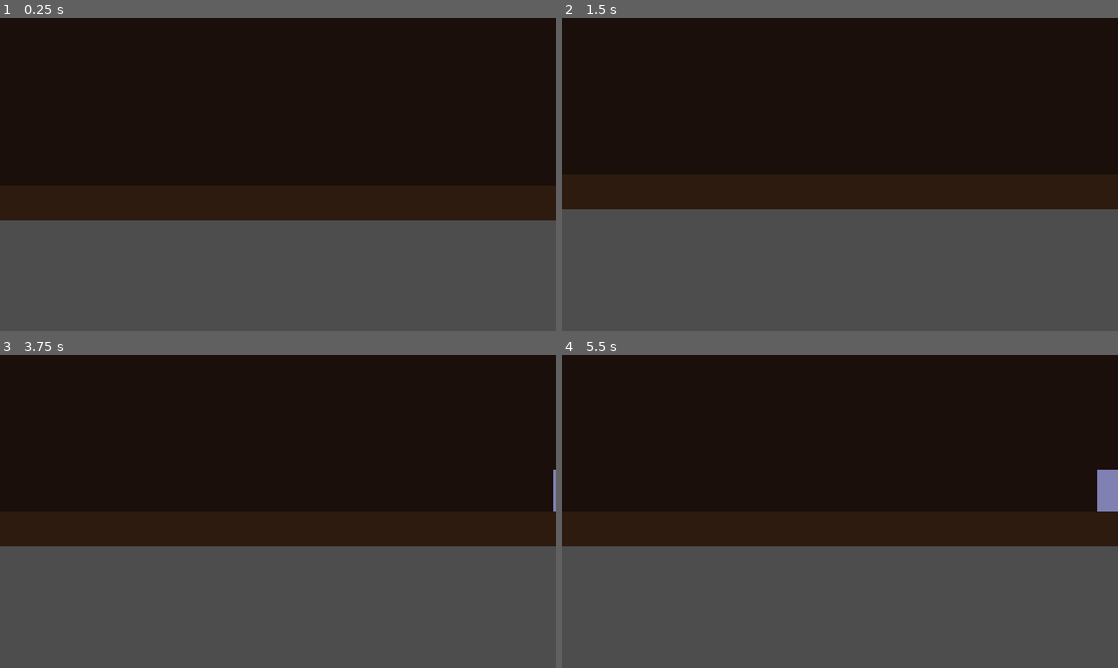
Above: before the commit, frames 1-4 (two rows, left to right).
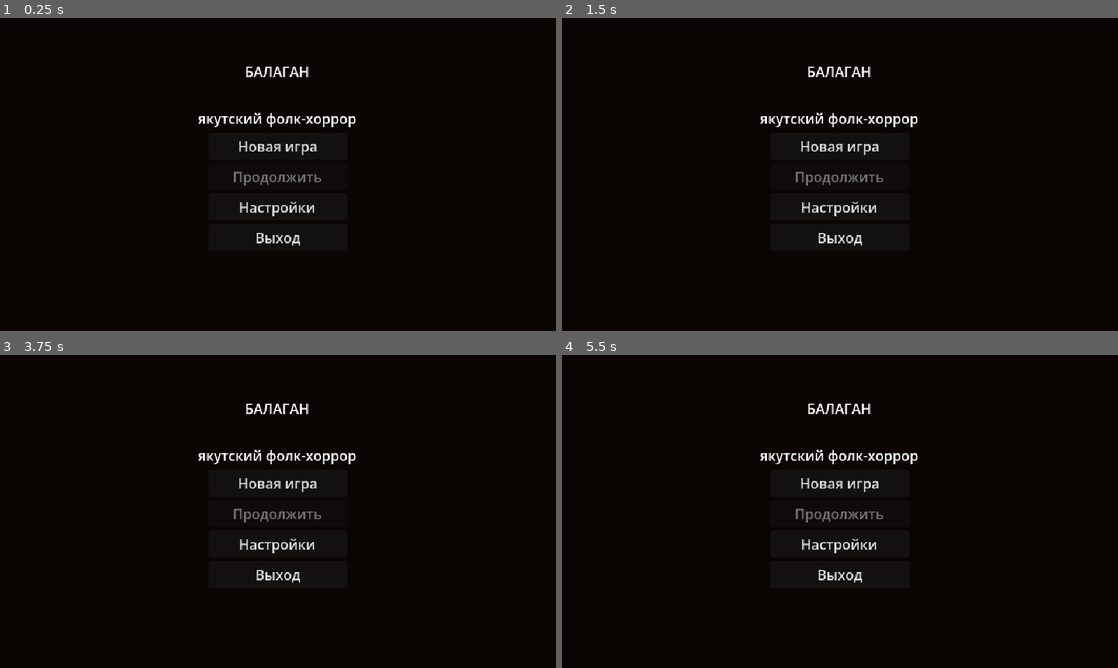
Above: after the commit, the same moments.

Repository: PNVDEVOPS/balagan_game
Game: Godot game, scene res://scenes/ui/main_menu.tscn
Same seed, same stepped clock (60 frames per second), same inputs: the game is played once before the commit and once after it. Before the commit the project starts from res://scenes/rooms/room_main_hall.tscn.
Inputs (mouse positions are in pixels of both pictures, inside the frame that each line leads up to):
- Up to frame 1 (0.25 s): no input
- Up to frame 2 (1.5 s): click (840, 205) at 0.5 s, where only the run after the commit has a clickable "Настройки"; click (840, 146) at 1.25 s, where only the run after the commit has a clickable "Новая игра"
- Up to frame 3 (3.75 s): click (278, 483) at 2 s, where only the run after the commit has a clickable "Новая игра"; tap Enter at 2.75 s; hold Q (hide) 2.78-3.53 s; hold D (move_right) from 2.78 s (still down); tap Shift (run) at 3.05, 3.6 s; tap Space (advance_dialogue) at 3.5 s
- Up to frame 4 (5.5 s): tap Q (hide) at 3.8, 5.1 s; release D (move_right) at 4.28 s; hold A (move_left) 4.28-5.03 s; hold Space (advance_dialogue) 4.28-5.03 s; tap Shift (run) at 4.55 s; hold D (move_right) from 5.03 s (still down)

The runs differ from the first frame. In frame 1, 48% of the frame differs, in the area x 0-100%, y 15-100%; in frame 2, 51%; in frame 3, 51%; in frame 4, 51%.
Error before the commit: Parse Error: Cannot infer the type of "dir" variable because the value doesn't have a set type. (res://scripts/characters/laika.gd:63)

Commit message:
feat: main menu, save/load, chapter system, pause menu, HUD flashlight bar
- SaveManager (user://save.json autosave + Continue button)
- ChapterManager with persistent fade/title card CanvasLayer
- GameManager: restore_from_save() replays artifact graph mutations on load
- Main menu: New Game / Continue / Settings / Quit (Новая игра / Продолжить)
- Settings menu: volume slider + fullscreen toggle, persisted to user://settings.json
- Pause menu (ESC): Resume / Save / Main Menu, PROCESS_MODE_ALWAYS
- HUD: flashlight charge ProgressBar (bottom-left) + autosave indicator label
- project.godot now boots to main_menu.tscn

Co-Authored-By: Claude Opus 4.6 <noreply@anthropic.com>

Diff:
--- a/project.godot
+++ b/project.godot
@@ -1,14 +1,22 @@
 ; Engine configuration file.
 ; It's best edited using the editor UI and not directly,
-; but it can also be edited using a text editor.
+; since the parameters that go here are not all obvious.
+;
+; Format:
+;   [section] ; section goes between []
+;   param=value ; assign values to parameters
 
 config_version=5
+
+[animation]
+
+compatibility/default_parent_skeleton_in_mesh_instance_3d=true
 
 [application]
 
 config/name="Балаган"
-run/main_scene="res://scenes/rooms/room_main_hall.tscn"
-config/features=PackedStringArray("4.3", "GL Compatibility")
+run/main_scene="res://scenes/ui/main_menu.tscn"
+config/features=PackedStringArray("4.6", "GL Compatibility")
 
 [autoload]
 
@@ -16,6 +24,8 @@
 Inventory="*res://scripts/autoload/inventory.gd"
 AudioManager="*res://scripts/autoload/audio_manager.gd"
 DialogueManager="*res://scripts/autoload/dialogue_manager.gd"
+SaveManager="*res://scripts/autoload/save_manager.gd"
+ChapterManager="*res://scripts/autoload/chapter_manager.gd"
 
 [display]
 
--- a/scenes/characters/laika.tscn
+++ b/scenes/characters/laika.tscn
@@ -1,6 +1,8 @@
-[gd_scene load_steps=3 format=3 uid="uid://laika001"]
+[gd_scene load_steps=5 format=3 uid="uid://laika001"]
 
 [ext_resource type="Script" path="res://scripts/characters/laika.gd" id="1"]
+[ext_resource type="SpriteFrames" path="res://assets/sprites/laika_frames.tres" id="2"]
+[ext_resource type="Texture2D" path="res://assets/sprites/light_gradient.png" id="3"]
 
 [sub_resource type="RectangleShape2D" id="RectangleShape2D_laika"]
 size = Vector2(20, 16)
@@ -17,8 +19,12 @@
 [node name="AnimatedSprite2D" type="AnimatedSprite2D" parent="."]
 position = Vector2(0, -10)
 modulate = Color(0.82, 0.7, 0.55, 0.7)
+sprite_frames = ExtResource("2")
+animation = &"idle"
+autoplay = "idle"
 
 [node name="Glow" type="PointLight2D" parent="."]
 color = Color(1, 0.973, 0.91, 1)
 energy = 0.4
+texture = ExtResource("3")
 texture_scale = 0.8
--- a/scenes/characters/spirit_guardian.tscn
+++ b/scenes/characters/spirit_guardian.tscn
@@ -1,6 +1,8 @@
-[gd_scene load_steps=4 format=3 uid="uid://spirit_guardian"]
+[gd_scene load_steps=6 format=3 uid="uid://spirit_guardian"]
 
 [ext_resource type="Script" path="res://scripts/characters/spirit_guardian.gd" id="1"]
+[ext_resource type="SpriteFrames" path="res://assets/sprites/spirit_frames.tres" id="2"]
+[ext_resource type="Texture2D" path="res://assets/sprites/light_gradient.png" id="3"]
 
 [sub_resource type="RectangleShape2D" id="RectangleShape2D_body"]
 size = Vector2(24, 48)
@@ -20,6 +22,9 @@
 [node name="AnimatedSprite2D" type="AnimatedSprite2D" parent="."]
 position = Vector2(0, -24)
 modulate = Color(0.2, 0.1, 0.3, 0.7)
+sprite_frames = ExtResource("2")
+animation = &"default"
+autoplay = "default"
 
 [node name="DetectionArea" type="Area2D" parent="."]
 collision_layer = 0
@@ -31,4 +36,5 @@
 [node name="Glow" type="PointLight2D" parent="."]
 color = Color(0.165, 0, 0.251, 1)
 energy = 0.3
+texture = ExtResource("3")
 texture_scale = 1.0
--- a/scenes/ui/hud.tscn
+++ b/scenes/ui/hud.tscn
@@ -1,12 +1,14 @@
-[gd_scene load_steps=5 format=3 uid="uid://hud001"]
+[gd_scene load_steps=7 format=3 uid="uid://hud001"]
 
 [ext_resource type="Script" path="res://scripts/ui/hud.gd" id="1"]
 [ext_resource type="PackedScene" uid="uid://inventory_ui" path="res://scenes/ui/inventory_ui.tscn" id="2"]
 [ext_resource type="PackedScene" uid="uid://dialogue_box" path="res://scenes/ui/dialogue_box.tscn" id="3"]
 [ext_resource type="PackedScene" uid="uid://qte_overlay" path="res://scenes/ui/qte_overlay.tscn" id="4"]
+[ext_resource type="PackedScene" uid="uid://pause_menu001" path="res://scenes/ui/pause_menu.tscn" id="5"]
 
 [node name="HUD" type="CanvasLayer"]
 layer = 5
+process_mode = 3
 script = ExtResource("1")
 
 [node name="InventoryUI" parent="." instance=ExtResource("2")]
@@ -14,3 +16,28 @@
 [node name="DialogueBox" parent="." instance=ExtResource("3")]
 
 [node name="QTEOverlay" parent="." instance=ExtResource("4")]
+
+[node name="FlashlightBar" type="ProgressBar"]
+process_mode = 3
+layout_mode = 0
+offset_left = 8.0
+offset_top = 336.0
+offset_right = 128.0
+offset_bottom = 350.0
+min_value = 0.0
+max_value = 100.0
+value = 100.0
+show_percentage = false
+
+[node name="SavedLabel" type="Label"]
+process_mode = 3
+layout_mode = 0
+offset_left = 460.0
+offset_top = 4.0
+offset_right = 636.0
+offset_bottom = 20.0
+text = "Сохранено"
+horizontal_alignment = 2
+visible = false
+
+[node name="PauseMenu" parent="." instance=ExtResource("5")]
--- /dev/null
+++ b/scenes/ui/main_menu.tscn
@@ -0,0 +1,83 @@
+[gd_scene load_steps=2 format=3 uid="uid://main_menu"]
+
+[ext_resource type="Script" path="res://scripts/ui/main_menu.gd" id="1"]
+
+[node name="MainMenu" type="Control"]
+layout_mode = 3
+anchors_preset = 15
+anchor_right = 1.0
+anchor_bottom = 1.0
+grow_horizontal = 2
+grow_vertical = 2
+script = ExtResource("1")
+
+[node name="Background" type="ColorRect" parent="."]
+layout_mode = 1
+anchors_preset = 15
+anchor_right = 1.0
+anchor_bottom = 1.0
+grow_horizontal = 2
+grow_vertical = 2
+color = Color(0.039, 0.02, 0.012, 1)
+
+[node name="Title" type="Label" parent="."]
+layout_mode = 1
+anchors_preset = 8
+anchor_left = 0.5
+anchor_top = 0.5
+anchor_right = 0.5
+anchor_bottom = 0.5
+offset_left = -120.0
+offset_top = -130.0
+offset_right = 120.0
+offset_bottom = -80.0
+grow_horizontal = 2
+grow_vertical = 2
+text = "БАЛАГАН"
+horizontal_alignment = 1
+
+[node name="Subtitle" type="Label" parent="."]
+layout_mode = 1
+anchors_preset = 8
+anchor_left = 0.5
+anchor_top = 0.5
+anchor_right = 0.5
+anchor_bottom = 0.5
+offset_left = -150.0
+offset_top = -75.0
+offset_right = 150.0
+offset_bottom = -55.0
+grow_horizontal = 2
+grow_vertical = 2
+text = "якутский фолк-хоррор"
+horizontal_alignment = 1
+
+[node name="Buttons" type="VBoxContainer" parent="."]
+layout_mode = 1
+anchors_preset = 8
+anchor_left = 0.5
+anchor_top = 0.5
+anchor_right = 0.5
+anchor_bottom = 0.5
+offset_left = -80.0
+offset_top = -40.0
+offset_right = 80.0
+offset_bottom = 80.0
+grow_horizontal = 2
+grow_vertical = 2
+
+[node name="NewGameBtn" type="Button" parent="Buttons"]
+layout_mode = 2
+text = "Новая игра"
+
+[node name="ContinueBtn" type="Button" parent="Buttons"]
+layout_mode = 2
+text = "Продолжить"
+
+[node name="SettingsBtn" type="Button" parent="Buttons"]
+layout_mode = 2
+text = "Настройки"
+
+[node name="QuitBtn" type="Button" parent="Buttons"]
+layout_mode = 2
+text = "Выход"
--- /dev/null
+++ b/scenes/ui/pause_menu.tscn
@@ -0,0 +1,58 @@
+[gd_scene load_steps=2 format=3 uid="uid://pause_menu001"]
+
+[ext_resource type="Script" path="res://scripts/ui/pause_menu.gd" id="1"]
+
+[node name="PauseMenu" type="Control"]
+process_mode = 3
+layout_mode = 3
+anchors_preset = 15
+anchor_right = 1.0
+anchor_bottom = 1.0
+grow_horizontal = 2
+grow_vertical = 2
+visible = false
+script = ExtResource("1")
+
+[node name="Overlay" type="ColorRect" parent="."]
+layout_mode = 1
+anchors_preset = 15
+anchor_right = 1.0
+anchor_bottom = 1.0
+grow_horizontal = 2
+grow_vertical = 2
+color = Color(0, 0, 0, 0.75)
+
+[node name="Panel" type="VBoxContainer" parent="."]
+layout_mode = 1
+anchors_preset = 8
+anchor_left = 0.5
+anchor_top = 0.5
+anchor_right = 0.5
+anchor_bottom = 0.5
+offset_left = -80.0
+offset_top = -70.0
+offset_right = 80.0
+offset_bottom = 70.0
+grow_horizontal = 2
+grow_vertical = 2
+
+[node name="Title" type="Label" parent="Panel"]
+process_mode = 3
+layout_mode = 2
+text = "Пауза"
+horizontal_alignment = 1
+
+[node name="ResumeBtn" type="Button" parent="Panel"]
+process_mode = 3
+layout_mode = 2
+text = "Продолжить"
+
+[node name="SaveBtn" type="Button" parent="Panel"]
+process_mode = 3
+layout_mode = 2
+text = "Сохранить"
+
+[node name="MainMenuBtn" type="Button" parent="Panel"]
+process_mode = 3
+layout_mode = 2
+text = "Главное меню"
--- /dev/null
+++ b/scenes/ui/settings_menu.tscn
@@ -0,0 +1,71 @@
+[gd_scene load_steps=2 format=3 uid="uid://settings_menu"]
+
+[ext_resource type="Script" path="res://scripts/ui/settings_menu.gd" id="1"]
+
+[node name="SettingsMenu" type="Control"]
+layout_mode = 3
+anchors_preset = 15
+anchor_right = 1.0
+anchor_bottom = 1.0
+grow_horizontal = 2
+grow_vertical = 2
+script = ExtResource("1")
+
+[node name="Background" type="ColorRect" parent="."]
+layout_mode = 1
+anchors_preset = 15
+anchor_right = 1.0
+anchor_bottom = 1.0
+grow_horizontal = 2
+grow_vertical = 2
+color = Color(0.039, 0.02, 0.012, 1)
+
+[node name="Title" type="Label" parent="."]
+layout_mode = 1
+anchors_preset = 8
+anchor_left = 0.5
+anchor_top = 0.5
+anchor_right = 0.5
+anchor_bottom = 0.5
+offset_left = -100.0
+offset_top = -120.0
+offset_right = 100.0
+offset_bottom = -80.0
+grow_horizontal = 2
+grow_vertical = 2
+text = "Настройки"
+horizontal_alignment = 1
+
+[node name="VBox" type="VBoxContainer" parent="."]
+layout_mode = 1
+anchors_preset = 8
+anchor_left = 0.5
+anchor_top = 0.5
+anchor_right = 0.5
+anchor_bottom = 0.5
+offset_left = -120.0
+offset_top = -60.0
+offset_right = 120.0
+offset_bottom = 80.0
+grow_horizontal = 2
+grow_vertical = 2
+
+[node name="VolumeLabel" type="Label" parent="VBox"]
+layout_mode = 2
+text = "Громкость"
+
+[node name="VolumeSlider" type="HSlider" parent="VBox"]
+layout_mode = 2
+min_size = Vector2(0, 24)
+min_value = 0.0
+max_value = 1.0
+step = 0.05
+value = 1.0
+
+[node name="FullscreenCheck" type="CheckBox" parent="VBox"]
+layout_mode = 2
+text = "Полный экран"
+
+[node name="BackBtn" type="Button" parent="VBox"]
+layout_mode = 2
+text = "Назад"
--- /dev/null
+++ b/scripts/autoload/chapter_manager.gd
@@ -0,0 +1,93 @@
+extends Node
+
+enum Chapter { ROAD = 0, BALAGAN = 1, RELEASE = 2 }
+
+signal chapter_started(chapter: Chapter)
+
+var current_chapter: Chapter = Chapter.ROAD
+
+var _fade_layer: CanvasLayer
+var _fade_rect: ColorRect
+var _title_label: Label
+
+func _ready() -> void:
+	_fade_layer = CanvasLayer.new()
+	_fade_layer.layer = 100
+	add_child(_fade_layer)
+
+	_fade_rect = ColorRect.new()
+	_fade_rect.set_anchors_preset(Control.PRESET_FULL_RECT)
+	_fade_rect.color = Color.BLACK
+	_fade_rect.modulate.a = 0.0
+	_fade_layer.add_child(_fade_rect)
+
+	_title_label = Label.new()
+	_title_label.set_anchors_preset(Control.PRESET_CENTER)
+	_title_label.grow_horizontal = Control.GROW_DIRECTION_BOTH
+	_title_label.grow_vertical = Control.GROW_DIRECTION_BOTH
+	_title_label.horizontal_alignment = HORIZONTAL_ALIGNMENT_CENTER
+	_title_label.modulate.a = 0.0
+	_title_label.add_theme_font_size_override("font_size", 24)
+	_fade_layer.add_child(_title_label)
+
+func start_chapter(chapter: Chapter) -> void:
+	current_chapter = chapter
+	var title_text := _get_chapter_title(chapter)
+	var scene_path := _get_chapter_scene(chapter)
+	var room_id := _get_chapter_room(chapter)
+
+	await _fade_out()
+	if not title_text.is_empty():
+		await _show_title(title_text)
+
+	GameManager.current_room = room_id
+	get_tree().change_scene_to_file(scene_path)
+	await get_tree().process_frame
+	await get_tree().process_frame
+	GameManager._place_player_at_door()
+	SaveManager.autosave()
+	await _fade_in()
+	chapter_started.emit(chapter)
+
+func _get_chapter_title(chapter: Chapter) -> String:
+	match chapter:
+		Chapter.ROAD: return "Глава 1: Дорога"
+		Chapter.BALAGAN: return "Глава 2: Балаган"
+		Chapter.RELEASE: return "Глава 3: Освобождение"
+	return ""
+
+func _get_chapter_scene(chapter: Chapter) -> String:
+	match chapter:
+		Chapter.ROAD:
+			var path := "res://scenes/rooms/room_highway.tscn"
+			return path if ResourceLoader.exists(path) else "res://scenes/rooms/room_main_hall.tscn"
+		Chapter.BALAGAN:
+			return "res://scenes/rooms/room_main_hall.tscn"
+		Chapter.RELEASE:
+			return "res://scenes/rooms/room_finale.tscn"
+	return "res://scenes/rooms/room_main_hall.tscn"
+
+func _get_chapter_room(chapter: Chapter) -> String:
+	match chapter:
+		Chapter.ROAD: return "highway" if ResourceLoader.exists("res://scenes/rooms/room_highway.tscn") else "main_hall"
+		Chapter.BALAGAN: return "main_hall"
+		Chapter.RELEASE: return "finale"
+	return "main_hall"
+
+func _fade_out() -> void:
+	var tween := create_tween()
+	tween.tween_property(_fade_rect, "modulate:a", 1.0, 0.5)
+	await tween.finished
+
+func _fade_in() -> void:
+	var tween := create_tween()
+	tween.tween_property(_fade_rect, "modulate:a", 0.0, 0.8)
+	await tween.finished
+
+func _show_title(text: String) -> void:
+	_title_label.text = text
+	var tween := create_tween()
+	tween.tween_property(_title_label, "modulate:a", 1.0, 0.5)
+	tween.tween_interval(2.0)
+	tween.tween_property(_title_label, "modulate:a", 0.0, 0.5)
+	await tween.finished
--- a/scripts/autoload/game_manager.gd
+++ b/scripts/autoload/game_manager.gd
@@ -104,6 +104,10 @@
 		artifact_collected.emit(artifact_id)
 
 func _on_artifact_collected(artifact_id: String) -> void:
+	_apply_artifact_graph_mutation(artifact_id)
+	SaveManager.autosave()
+
+func _apply_artifact_graph_mutation(artifact_id: String) -> void:
 	match artifact_id:
 		"bone_amulet":
 			mutate_door("corridor", "door_right", "main_hall")
@@ -117,6 +121,11 @@
 				"scene": "res://scenes/rooms/room_finale.tscn",
 				"doors": {}
 			}
+
+func restore_from_save() -> void:
+	_load_room_graph()
+	for artifact_id in artifacts_collected:
+		_apply_artifact_graph_mutation(artifact_id)
 
 func teleport_to_random_room() -> void:
 	var room_ids: Array = room_graph["rooms"].keys()
--- /dev/null
+++ b/scripts/autoload/save_manager.gd
@@ -0,0 +1,58 @@
+extends Node
+
+const SAVE_PATH := "user://save.json"
+
+signal saved()
+
+func has_save() -> bool:
+	return FileAccess.file_exists(SAVE_PATH)
+
+func save() -> void:
+	var data := {
+		"current_chapter": int(ChapterManager.current_chapter),
+		"current_room": GameManager.current_room,
+		"artifacts_collected": Array(GameManager.artifacts_collected),
+		"inventory": Array(Inventory.items),
+		"transition_count": GameManager.transition_count,
+		"timestamp": Time.get_unix_time_from_system()
+	}
+	var file := FileAccess.open(SAVE_PATH, FileAccess.WRITE)
+	if file:
+		file.store_string(JSON.stringify(data))
+		file.close()
+	saved.emit()
+
+func autosave() -> void:
+	save()
+
+func load_game() -> bool:
+	if not has_save():
+		return false
+	var file := FileAccess.open(SAVE_PATH, FileAccess.READ)
+	if not file:
+		return false
+	var json := JSON.new()
+	if json.parse(file.get_as_text()) != OK:
+		file.close()
+		return false
+	file.close()
+	var data: Dictionary = json.data
+
+	ChapterManager.current_chapter = data.get("current_chapter", 0) as ChapterManager.Chapter
+	GameManager.current_room = str(data.get("current_room", "main_hall"))
+	GameManager.transition_count = int(data.get("transition_count", 0))
+
+	GameManager.artifacts_collected.clear()
+	for item in data.get("artifacts_collected", []):
+		GameManager.artifacts_collected.append(str(item))
+
+	Inventory.items.clear()
+	for item in data.get("inventory", []):
+		Inventory.items.append(str(item))
+
+	GameManager.restore_from_save()
+	return true
+
+func delete_save() -> void:
+	if has_save():
+		DirAccess.remove_absolute(SAVE_PATH)
--- a/scripts/characters/laika.gd
+++ b/scripts/characters/laika.gd
@@ -60,7 +60,7 @@
 		return
 	var dist := global_position.x - player_ref.global_position.x
 	if abs(dist) > FOLLOW_DISTANCE:
-		var dir := -sign(dist)
+		var dir: float = -sign(dist)
 		velocity.x = dir * MOVE_SPEED
 		sprite.flip_h = dir < 0
 	else:
@@ -69,7 +69,7 @@
 func _lead_to_target(_delta: float) -> void:
 	var dist := lead_target.x - global_position.x
 	if abs(dist) > HINT_DISTANCE:
-		var dir := sign(dist)
+		var dir: float = sign(dist)
 		velocity.x = dir * MOVE_SPEED
 		sprite.flip_h = dir < 0
 	else:
--- a/scripts/characters/spirit_guardian.gd
+++ b/scripts/characters/spirit_guardian.gd
@@ -47,7 +47,7 @@
 
 func _patrol(_delta: float) -> void:
 	var target: Vector2 = patrol_points[current_patrol_index]
-	var direction := sign(target.x - global_position.x)
+	var direction: float = sign(target.x - global_position.x)
 	velocity.x = direction * PATROL_SPEED
 	facing_right = direction > 0
 	sprite.flip_h = not facing_right
@@ -72,7 +72,7 @@
 		state = State.PATROL
 		player_ref = null
 		return
-	var direction := sign(player_ref.global_position.x - global_position.x)
+	var direction: float = sign(player_ref.global_position.x - global_position.x)
 	velocity.x = direction * CHASE_SPEED
 	facing_right = direction > 0
 	sprite.flip_h = not facing_right
--- a/scripts/ui/hud.gd
+++ b/scripts/ui/hud.gd
@@ -1 +1,41 @@
 extends CanvasLayer
+
+var _flashlight: Node = null
+var _save_timer: float = 0.0
+
+func _ready() -> void:
+	process_mode = Node.PROCESS_MODE_ALWAYS
+	SaveManager.saved.connect(_on_saved)
+	$SavedLabel.visible = false
+	_find_flashlight()
+
+func _find_flashlight() -> void:
+	var player := get_tree().get_first_node_in_group("player")
+	if player:
+		_flashlight = player.get_node_or_null("Flashlight")
+
+func _process(delta: float) -> void:
+	if _flashlight == null:
+		_find_flashlight()
+	if _flashlight and _flashlight.has_method("get") and "charge" in _flashlight:
+		$FlashlightBar.value = _flashlight.charge
+
+	if _save_timer > 0.0:
+		_save_timer -= delta
+		if _save_timer <= 0.0:
+			$SavedLabel.visible = false
+
+func _unhandled_input(event: InputEvent) -> void:
+	if event.is_action_just_pressed("ui_cancel"):
+		var pm: Control = $PauseMenu
+		if pm.visible:
+			pm.hide()
+			get_tree().paused = false
+		else:
+			pm.show()
+			get_tree().paused = true
+		get_viewport().set_input_as_handled()
+
+func _on_saved() -> void:
+	$SavedLabel.visible = true
+	_save_timer = 2.0
--- /dev/null
+++ b/scripts/ui/main_menu.gd
@@ -0,0 +1,45 @@
+extends Control
+
+func _ready() -> void:
+	$Buttons/ContinueBtn.disabled = not SaveManager.has_save()
+	$Buttons/NewGameBtn.pressed.connect(_on_new_game_pressed)
+	$Buttons/ContinueBtn.pressed.connect(_on_continue_pressed)
+	$Buttons/SettingsBtn.pressed.connect(_on_settings_pressed)
+	$Buttons/QuitBtn.pressed.connect(_on_quit_pressed)
+
+func _on_new_game_pressed() -> void:
+	_disable_buttons()
+	SaveManager.delete_save()
+	GameManager.artifacts_collected.clear()
+	Inventory.items.clear()
+	Inventory.selected_item = ""
+	GameManager.transition_count = 0
+	GameManager._load_room_graph()
+	ChapterManager.current_chapter = ChapterManager.Chapter.ROAD
+	ChapterManager.start_chapter(ChapterManager.Chapter.ROAD)
+
+func _on_continue_pressed() -> void:
+	_disable_buttons()
+	if SaveManager.load_game():
+		var scene_path := GameManager.get_room_scene(GameManager.current_room)
+		if scene_path.is_empty():
+			scene_path = "res://scenes/rooms/room_main_hall.tscn"
+		get_tree().change_scene_to_file(scene_path)
+	else:
+		_enable_buttons()
+
+func _on_settings_pressed() -> void:
+	get_tree().change_scene_to_file("res://scenes/ui/settings_menu.tscn")
+
+func _on_quit_pressed() -> void:
+	get_tree().quit()
+
+func _disable_buttons() -> void:
+	for btn in $Buttons.get_children():
+		btn.disabled = true
+
+func _enable_buttons() -> void:
+	$Buttons/NewGameBtn.disabled = false
+	$Buttons/ContinueBtn.disabled = not SaveManager.has_save()
+	$Buttons/SettingsBtn.disabled = false
+	$Buttons/QuitBtn.disabled = false
--- /dev/null
+++ b/scripts/ui/pause_menu.gd
@@ -0,0 +1,17 @@
+extends Control
+
+func _ready() -> void:
+	$Panel/ResumeBtn.pressed.connect(_on_resume)
+	$Panel/SaveBtn.pressed.connect(_on_save)
+	$Panel/MainMenuBtn.pressed.connect(_on_main_menu)
+
+func _on_resume() -> void:
+	hide()
+	get_tree().paused = false
+
+func _on_save() -> void:
+	SaveManager.save()
+
+func _on_main_menu() -> void:
+	get_tree().paused = false
+	get_tree().change_scene_to_file("res://scenes/ui/main_menu.tscn")
--- /dev/null
+++ b/scripts/ui/settings_menu.gd
@@ -0,0 +1,55 @@
+extends Control
+
+const SETTINGS_PATH := "user://settings.json"
+
+func _ready() -> void:
+	_load_settings()
+	$VBox/VolumeSlider.value_changed.connect(_on_volume_changed)
+	$VBox/FullscreenCheck.toggled.connect(_on_fullscreen_toggled)
+	$VBox/BackBtn.pressed.connect(_on_back_pressed)
+
+func _on_volume_changed(value: float) -> void:
+	AudioServer.set_bus_volume_db(AudioServer.get_bus_index("Master"), linear_to_db(value))
+	_save_settings()
+
+func _on_fullscreen_toggled(pressed: bool) -> void:
+	if pressed:
+		DisplayServer.window_set_mode(DisplayServer.WINDOW_MODE_FULLSCREEN)
+	else:
+		DisplayServer.window_set_mode(DisplayServer.WINDOW_MODE_WINDOWED)
+	_save_settings()
+
+func _on_back_pressed() -> void:
+	get_tree().change_scene_to_file("res://scenes/ui/main_menu.tscn")
+
+func _save_settings() -> void:
+	var data := {
+		"volume": $VBox/VolumeSlider.value,
+		"fullscreen": $VBox/FullscreenCheck.button_pressed
+	}
+	var file := FileAccess.open(SETTINGS_PATH, FileAccess.WRITE)
+	if file:
+		file.store_string(JSON.stringify(data))
+		file.close()
+
+func _load_settings() -> void:
+	if not FileAccess.file_exists(SETTINGS_PATH):
+		$VBox/VolumeSlider.value = 1.0
+		$VBox/FullscreenCheck.button_pressed = false
+		return
+	var file := FileAccess.open(SETTINGS_PATH, FileAccess.READ)
+	if not file:
+		return
+	var json := JSON.new()
+	if json.parse(file.get_as_text()) != OK:
+		file.close()
+		return
+	file.close()
+	var data: Dictionary = json.data
+	var vol: float = float(data.get("volume", 1.0))
+	$VBox/VolumeSlider.value = vol
+	AudioServer.set_bus_volume_db(AudioServer.get_bus_index("Master"), linear_to_db(vol))
+	var fs: bool = bool(data.get("fullscreen", false))
+	$VBox/FullscreenCheck.button_pressed = fs
+	if fs:
+		DisplayServer.window_set_mode(DisplayServer.WINDOW_MODE_FULLSCREEN)
